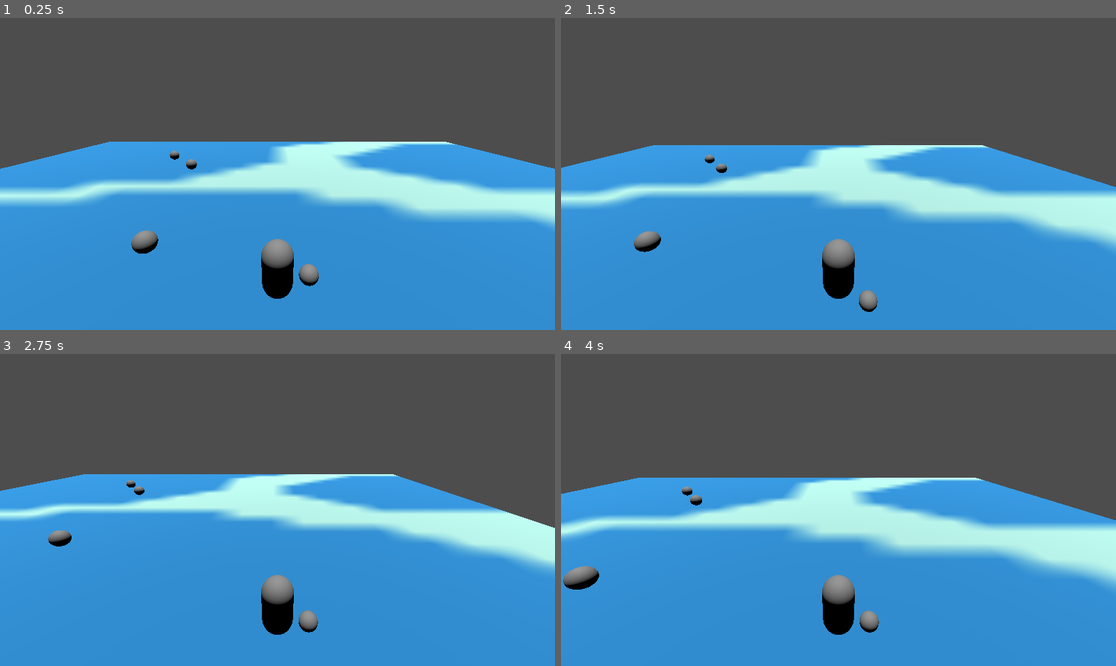
Above: before the commit, frames 1-4 (two rows, left to right).
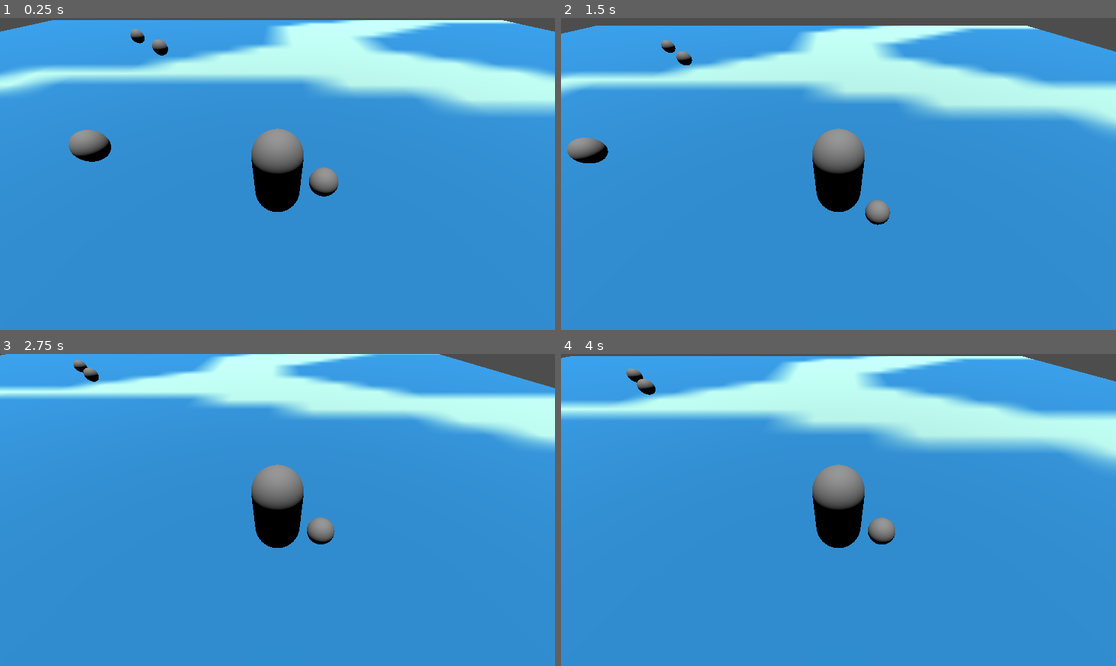
Above: after the commit, the same moments.

Repository: arry424/Chaunch
Game: Godot game, scene res://scenes/main.tscn
The game is run twice, just before and just after one commit, with the same random seed, the same clock (stepped at 60 frames per second) and the same inputs.
Inputs:
- Up to frame 1 (0.25 s): no input
- Up to frame 2 (1.5 s): hold D (move_right) 0.53-1.28 s; hold E (pick_up, bound only after the commit) 0.53-1.28 s; tap Space (jump) at 0.77 s; tap R (throw, bound only after the commit) at 0.8, 1.35 s; hold S (move_back) from 1.28 s (still down)
- Up to frame 3 (2.75 s): tap Space (jump) at 1.52 s; tap E (pick_up, bound only after the commit) at 1.55 s; release S (move_back) at 2.03 s; hold D (move_right) from 2.03 s (still down); hold R (throw, bound only after the commit) from 2.03 s (still down); tap Shift (sprint) at 2.1 s
- Up to frame 4 (4 s): release D (move_right) at 2.78 s; release R (throw, bound only after the commit) at 2.78 s; hold W (move_forward) 2.78-3.53 s; tap E (pick_up, bound only after the commit) at 2.85 s; tap Space (jump) at 3.02, 3.77 s; hold A (move_left) from 3.53 s (still down); hold R (throw, bound only after the commit) from 3.53 s (still down)

The runs differ from the first frame. In frame 1, 53% of the frame differs, in the area x 0-100%, y 0-90%; in frame 2, 53%; in frame 3, 52%; in frame 4, 54%.

Commit message:
Added picking up and throwing objects

Diff:
--- a/code/chain.gd
+++ b/code/chain.gd
@@ -1,11 +1,34 @@
 extends RigidBody3D
+var canPickUp = true
 
-
+var last_held_object: RigidBody3D
+var last_collided_object: RigidBody3D
+var is_colliding = false
 # Called when the node enters the scene tree for the first time.
 func _ready():
-	pass # Replace with function body.
-
+	#contact_monitor = true
+	#max_contacts_reported = 1
+	pass
 
 # Called every frame. 'delta' is the elapsed time since the previous frame.
 func _process(delta):
-	pass
+	if Input.is_action_pressed("pick_up") and canPickUp and is_colliding:
+		last_collided_object.reparent(self)
+		last_collided_object.freeze = true
+		canPickUp = false
+		last_held_object = last_collided_object
+		is_colliding = false
+
+	if Input.is_action_pressed("throw") && !canPickUp:
+		last_held_object.reparent(get_tree().root)
+		last_held_object.freeze = false
+		last_held_object.set_axis_velocity(Vector3(0,10,-6))
+		canPickUp = true
+
+
+func _on_area_3d_body_entered(body):
+	is_colliding = true
+	last_collided_object = body
+
+func _on_area_3d_body_exited(body):
+	is_colliding = false
--- a/code/main.gd
+++ b/code/main.gd
@@ -15,12 +15,11 @@
 		var x = rng.randf_range(-30, 30)
 		var z_range = pow(900.0 - x**2, 0.5)
 		var z = rng.randf_range(-z_range, z_range)
-		print(x)
-		print(z)
 		var chain_ball = chain_ball_obj_scn.instantiate()
-		chain_ball.freeze = true
-		chain_ball.global_position = Vector3(x, 1, z)
 		get_tree().root.add_child.call_deferred(chain_ball)
+		chain_ball.contact_monitor = true
+		chain_ball.max_contacts_reported = 1
+		chain_ball.position = Vector3(x, 1, z)
 
 # Called every frame. 'delta' is the elapsed time since the previous frame.
 func _process(delta):
--- a/project.godot
+++ b/project.godot
@@ -52,6 +52,16 @@
 "events": [Object(InputEventKey,"resource_local_to_scene":false,"resource_name":"","device":0,"window_id":0,"alt_presse …(181 unchanged characters)…
 ]
 }
+pick_up={
+"deadzone": 0.5,
+"events": [Object(InputEventKey,"resource_local_to_scene":false,"resource_name":"","device":-1,"window_id":0,"alt_pressed":false,"shift_pressed":false,"ctrl_pressed":false,"meta_pressed":false,"pressed":false,"keycode":0,"physical_keycode":69,"key_label":0,"unicode":101,"echo":false,"script":null)
+]
+}
+throw={
+"deadzone": 0.5,
+"events": [Object(InputEventKey,"resource_local_to_scene":false,"resource_name":"","device":-1,"window_id":0,"alt_pressed":false,"shift_pressed":false,"ctrl_pressed":false,"meta_pressed":false,"pressed":false,"keycode":0,"physical_keycode":82,"key_label":0,"unicode":114,"echo":false,"script":null)
+]
+}
 
 [layer_names]
 
@@ -59,7 +69,10 @@
 3d_physics/layer_2="Player2"
 3d_physics/layer_3="Chain1"
 3d_physics/layer_4="Chain2"
-3d_physics/layer_5="Environment"
+3d_physics/layer_5="Player1Hurtbox"
+3d_physics/layer_6="Player2Hurtbox"
+3d_physics/layer_7="Throwables"
+3d_physics/layer_8="Environment"
 
 [rendering]
 
--- /dev/null
+++ b/scenes/chain.tscn
@@ -0,0 +1,33 @@
+[gd_scene load_steps=5 format=3 uid="uid://dh3c8ksu4np6l"]
+
+[ext_resource type="Script" path="res://code/chain.gd" id="1_br1sp"]
+
+[sub_resource type="SphereShape3D" id="SphereShape3D_aehym"]
+radius = 0.75
+
+[sub_resource type="SphereMesh" id="SphereMesh_kqx5t"]
+
+[sub_resource type="SphereShape3D" id="SphereShape3D_mkych"]
+
+[node name="Chain" type="RigidBody3D"]
+collision_layer = 4
+collision_mask = 128
+script = ExtResource("1_br1sp")
+
+[node name="CollisionShape3D" type="CollisionShape3D" parent="."]
+shape = SubResource("SphereShape3D_aehym")
+
+[node name="MeshInstance3D" type="MeshInstance3D" parent="."]
+transform = Transform3D(1.435, 0, 0, 0, 1.435, 0, 0, 0, 1.435, 0, 0, 0)
+mesh = SubResource("SphereMesh_kqx5t")
+
+[node name="Area3D" type="Area3D" parent="."]
+collision_layer = 4
+collision_mask = 64
+
+[node name="CollisionShape3D" type="CollisionShape3D" parent="Area3D"]
+transform = Transform3D(1.655, 0, 0, 0, 1.655, 0, 0, 0, 1.655, 0, 0, 0)
+shape = SubResource("SphereShape3D_mkych")
+
+[connection signal="body_entered" from="Area3D" to="." method="_on_area_3d_body_entered"]
+[connection signal="body_exited" from="Area3D" to="." method="_on_area_3d_body_exited"]
--- a/scenes/chain_ball_object.tscn
+++ b/scenes/chain_ball_object.tscn
@@ -1,12 +1,12 @@
-[gd_scene load_steps=3 format=3 uid="uid://qny3g44pveqc"]
+[gd_scene load_steps=3 format=3 uid="uid://bof1mfo7gmp4b"]
 
 [sub_resource type="SphereShape3D" id="SphereShape3D_bmkr3"]
 
 [sub_resource type="SphereMesh" id="SphereMesh_matyi"]
 
 [node name="ChainBallObject" type="RigidBody3D"]
-collision_layer = 16
-collision_mask = 17
+collision_layer = 64
+collision_mask = 128
 
 [node name="CollisionShape3D" type="CollisionShape3D" parent="."]
 shape = SubResource("SphereShape3D_bmkr3")
--- a/scenes/chain_object.tscn
+++ /dev/null
@@ -1,18 +0,0 @@
-[gd_scene load_steps=4 format=3 uid="uid://dh3c8ksu4np6l"]
-
-[ext_resource type="Script" path="res://code/chain.gd" id="1_cqag3"]
-
-[sub_resource type="SphereShape3D" id="SphereShape3D_aehym"]
-radius = 0.75
-
-[sub_resource type="SphereMesh" id="SphereMesh_kqx5t"]
-
-[node name="ChainObject" type="RigidBody3D"]
-script = ExtResource("1_cqag3")
-
-[node name="CollisionShape3D" type="CollisionShape3D" parent="."]
-shape = SubResource("SphereShape3D_aehym")
-
-[node name="MeshInstance3D" type="MeshInstance3D" parent="."]
-transform = Transform3D(1.435, 0, 0, 0, 1.435, 0, 0, 0, 1.435, 0, 0, 0)
-mesh = SubResource("SphereMesh_kqx5t")
--- a/scenes/environment.tscn
+++ b/scenes/environment.tscn
@@ -14,6 +14,8 @@
 
 [node name="Ground" type="StaticBody3D"]
 transform = Transform3D(1, 0, 0, 0, 1, 0, 0, 0, 1, 2.08165e-12, -1, 2.08165e-12)
+collision_layer = 128
+collision_mask = 0
 
 [node name="CollisionShape3D" type="CollisionShape3D" parent="."]
 shape = SubResource("BoxShape3D_oiiq8")
--- a/scenes/player.tscn
+++ b/scenes/player.tscn
@@ -1,22 +1,23 @@
 [gd_scene load_steps=5 format=3 uid="uid://cdt2hutstrwhb"]
 
 [ext_resource type="Script" path="res://code/player.gd" id="1_crpbl"]
-[ext_resource type="PackedScene" uid="uid://dh3c8ksu4np6l" path="res://scenes/chain_object.tscn" id="3_dynhj"]
+[ext_resource type="PackedScene" uid="uid://dh3c8ksu4np6l" path="res://scenes/chain.tscn" id="2_s6sna"]
 
 [sub_resource type="CapsuleShape3D" id="CapsuleShape3D_w3mry"]
 
 [sub_resource type="CapsuleMesh" id="CapsuleMesh_kaoky"]
 
 [node name="Player" type="CharacterBody3D"]
+collision_mask = 128
 script = ExtResource("1_crpbl")
 
 [node name="Camera3D" type="Camera3D" parent="."]
-transform = Transform3D(1, -4.68079e-16, 3.27753e-16, 3.27752e-16, 0.939693, 0.34202, -4.68079e-16, -0.34202, 0.939693, 2.08165e-12, 5, 5)
+transform = Transform3D(1, 0, 0, 0, 0.707107, 0.707107, 0, -0.707107, 0.707107, 0, 3, 3)
 
 [node name="CollisionShape3D" type="CollisionShape3D" parent="."]
 shape = SubResource("CapsuleShape3D_w3mry")
 
-[node name="ChainObject" parent="." instance=ExtResource("3_dynhj")]
+[node name="ChainObject" parent="." instance=ExtResource("2_s6sna")]
 transform = Transform3D(1, 0, 0, 0, 1, 0, 0, 0, 1, 1, 0, 0)
 
 [node name="CollisionShape3D" parent="ChainObject" index="0"]
